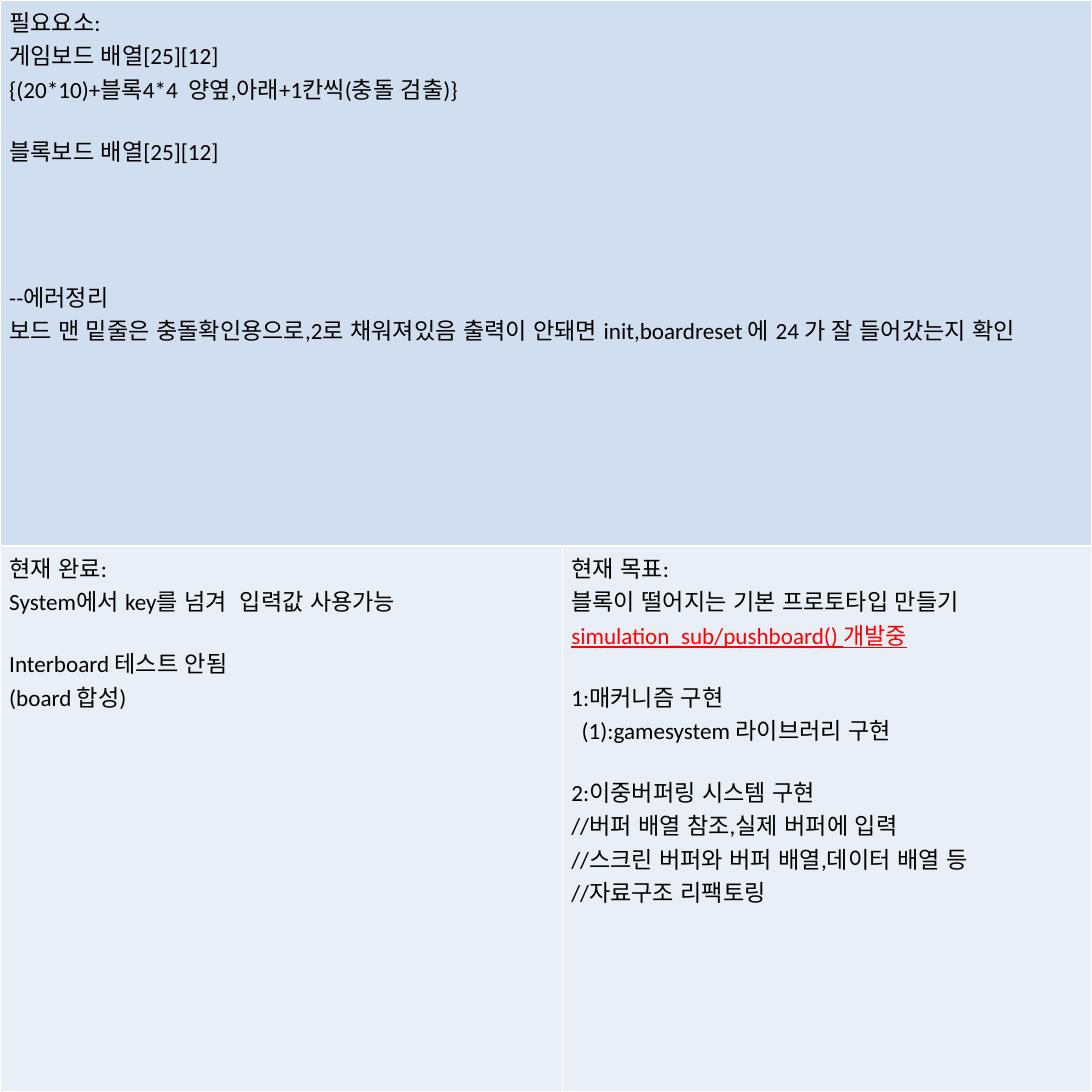
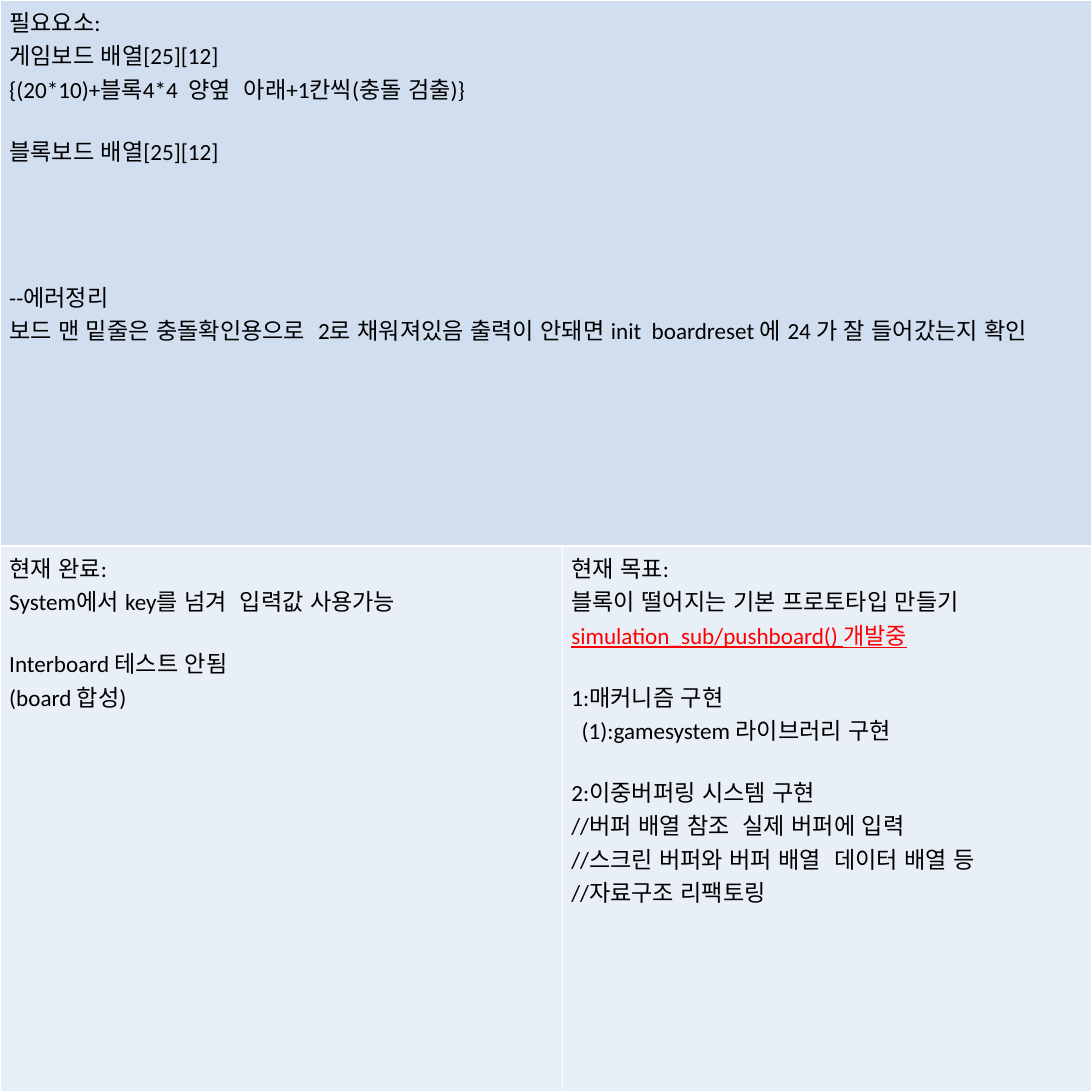
Before and after one commit to skagusdn3020/TETRIS_C, a slide deck: slide 1 of TETRIS_NEW_S/Plan.pptx. Drawn at 1092x1092 pixels with LibreOffice and Linux fonts; fonts in the diff are those of the drawing. Boxes give left, top, right and bottom in pixels: in the first picture for what was removed or moved away, otherwise in the second. Text is boxed around its words. In the diff, an @@ line names an element or a change of style, - is before the commit and + after.

```diff
--- a/TETRIS_NEW_S/Plan.pptx
+++ b/TETRIS_NEW_S/Plan.pptx
@@ table at (x1=0, y1=0, x2=1092, y2=1092) @@
-row 1, column 1: 필요요소: / 게임보드 배열[25][12] / {(20*10)+블록4*4 양옆,아래+1칸씩(충돌 검출)} / 블록보드 배열[25][12] / --에러정리 / 보드 맨 밑줄은 충돌확인용으로,2로 채워져있음 출력이 안돼면 init,boardreset 에 24 가 잘 들어갔는지 확인
+row 1, column 1: 필요요소: / 게임보드 배열[25][12] / {(20*10)+블록4*4 양옆 아래+1칸씩(충돌 검출)} / 블록보드 배열[25][12] / --에러정리 / 보드 맨 밑줄은 충돌확인용으로 2로 채워져있음 출력이 안돼면 init boardreset 에 24 가 잘 들어갔는지 확인
-row 2, column 2: 현재 목표: / 블록이 떨어지는 기본 프로토타입 만들기 / simulation_sub/pushboard() 개발중 / 1:매커니즘 구현 / (1):gamesystem 라이브러리 구현 / 2:이중버퍼링 시스템 구현 / //버퍼 배열 참조,실제 버퍼에 입력 / //스크린 버퍼와 버퍼 배열,데이터 배열 등 / //자료구조 리팩토링
+row 2, column 2: 현재 목표: / 블록이 떨어지는 기본 프로토타입 만들기 / simulation_sub/pushboard() 개발중 / 1:매커니즘 구현 / (1):gamesystem 라이브러리 구현 / 2:이중버퍼링 시스템 구현 / //버퍼 배열 참조 실제 버퍼에 입력 / //스크린 버퍼와 버퍼 배열 데이터 배열 등 / //자료구조 리팩토링
```
Also in this commit, not shown: 1 other slide changed, 1 slide added, 13 other files.
